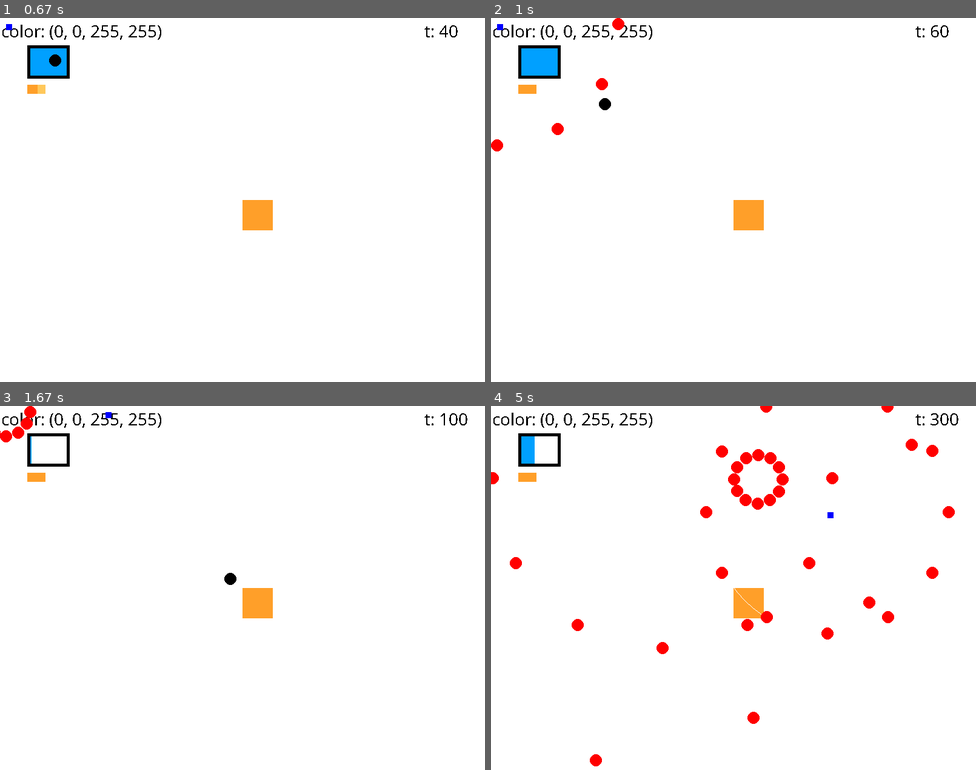
Above: before the commit, frames 1-4 (two rows, left to right).
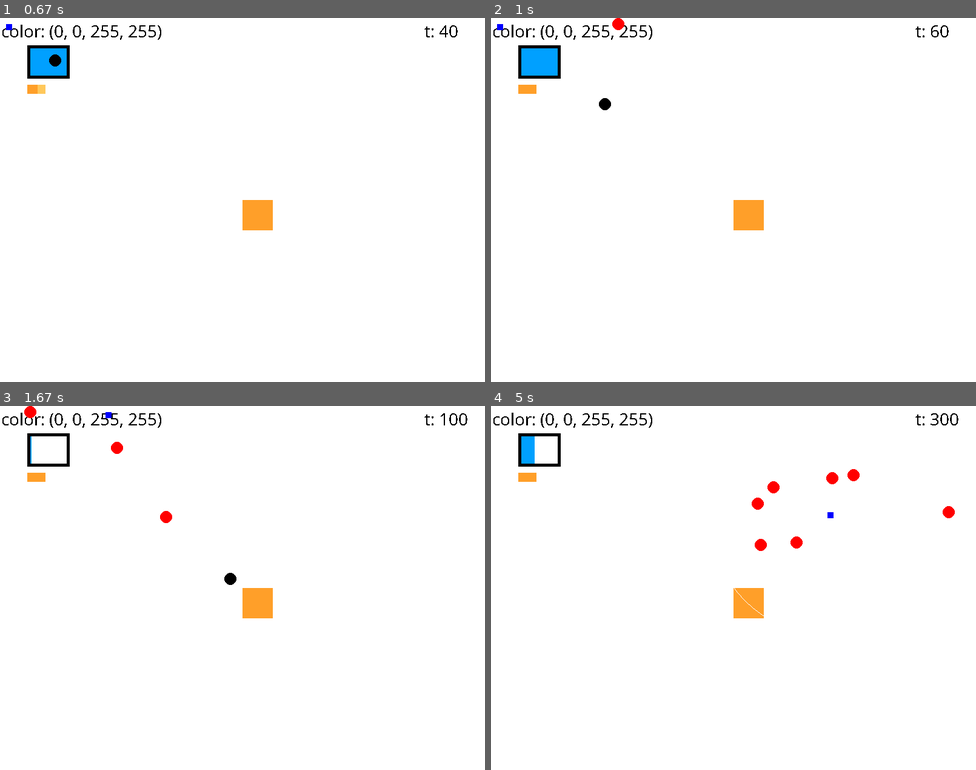
Above: after the commit, the same moments.

Repository: johannesbenjohannes/BlueSquer
Game: pygame game, started from main.py
Two runs of this game, one before a commit and one after it. Both use one fixed random seed, a clock stepped at 60 frames per second and the inputs below.
Inputs (mouse positions are in pixels of both pictures, inside the frame that each line leads up to):
- Up to frame 1 (0.67 s): click (242, 200) at 0.38 s
- Up to frame 2 (1 s): no input
- Up to frame 3 (1.67 s): hold D 1.17-1.63 s; tap Space at 1.23, 1.53 s
- Up to frame 4 (5 s): hold S 1.67-1.97 s; tap Space at 1.73, 2.07, 2.37, 2.73, 3.13, 3.43, 3.63, 3.93, 4.13, 4.47, 4.77 s; hold D 2-2.63 s; tap Z at 2.15, 3.72 s; hold S 2.67-3.03 s; hold D 3.07-3.53 s; hold D 3.57-4.03 s; hold S 4.07-4.37 s; hold D from 4.4 s (still down)

Frame 1 is identical in both runs. In frame 2, 0.2% of the frame differs, in the area x 0-25%, y 16-37%; in frame 3, 0.3%; in frame 4, 2.1%, in the area x 0-93%, y 0-99%.

Commit message:
changed bullet pattern

Diff:
--- a/main.py
+++ b/main.py
@@ -84,9 +84,10 @@
         "bullets":{
             "attacking": False,
             "angles": [i*(m.pi/6) for i in range(12)],
-            "compteur_attaque": 0,
+            "attaques": 0,
             "attaques_max": 12,
-            "compteur_attaque_linger": 0
+            "compteur_attaque_linger": 0,
+            "compteur_attaque":0
         }
     }
 
@@ -307,15 +308,21 @@
                     CircleAttack.circles.clear()
             if draw_what == "bullets":
                 patterns["bullets"]["attacking"] = True
-                for a in patterns["bullets"]["angles"]:
-                    if compteur% 20 == 0:
-                        projectile.append(Bullet(Vector2(rect_x+200*m.cos(a),rect_y+200*m.sin(a)),Vector2(rect_x-rect_x+200*m.cos(a),rect_y-rect_y+200*m.sin(a)).unit,RED,0))
-                        patterns["bullets"]["compteur_attaque"]+=1
+                attaques = patterns["bullets"]["attaques"]
+                angles = patterns["bullets"]["angles"]
+                if compteur % 20 == 0:
+                    if attaques < len(angles):
+                        a = angles[attaques]
+                        projectile.append(
+                            Bullet(Vector2(rect_x + 200*m.cos(a), rect_y + 200*m.sin(a)),Vector2(m.cos(a), m.sin(a)),RED,0))
+                        patterns["bullets"]["attaques"] += 1
+                    else:
+                        draw_what = "NO PATTERN"
                 for obj in projectile:
                     if obj.nature == RED:
                         if compteur %20 == 0:
                             obj.velocity = -4
-                draw_what = "NO PATTERN"
+
 
             current_color = fenetre.get_at((int(rect_x)+5, int(rect_y)+5))
             text_color=base_font.render(f"color: {current_color}", False, (0,0,0))
